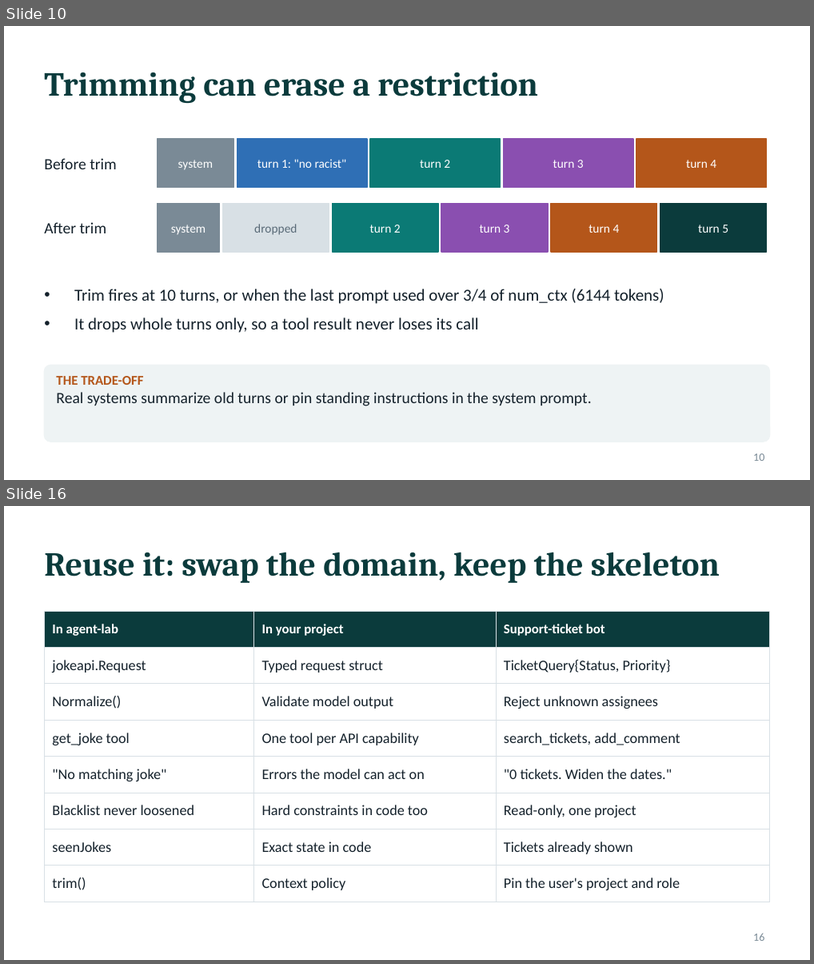
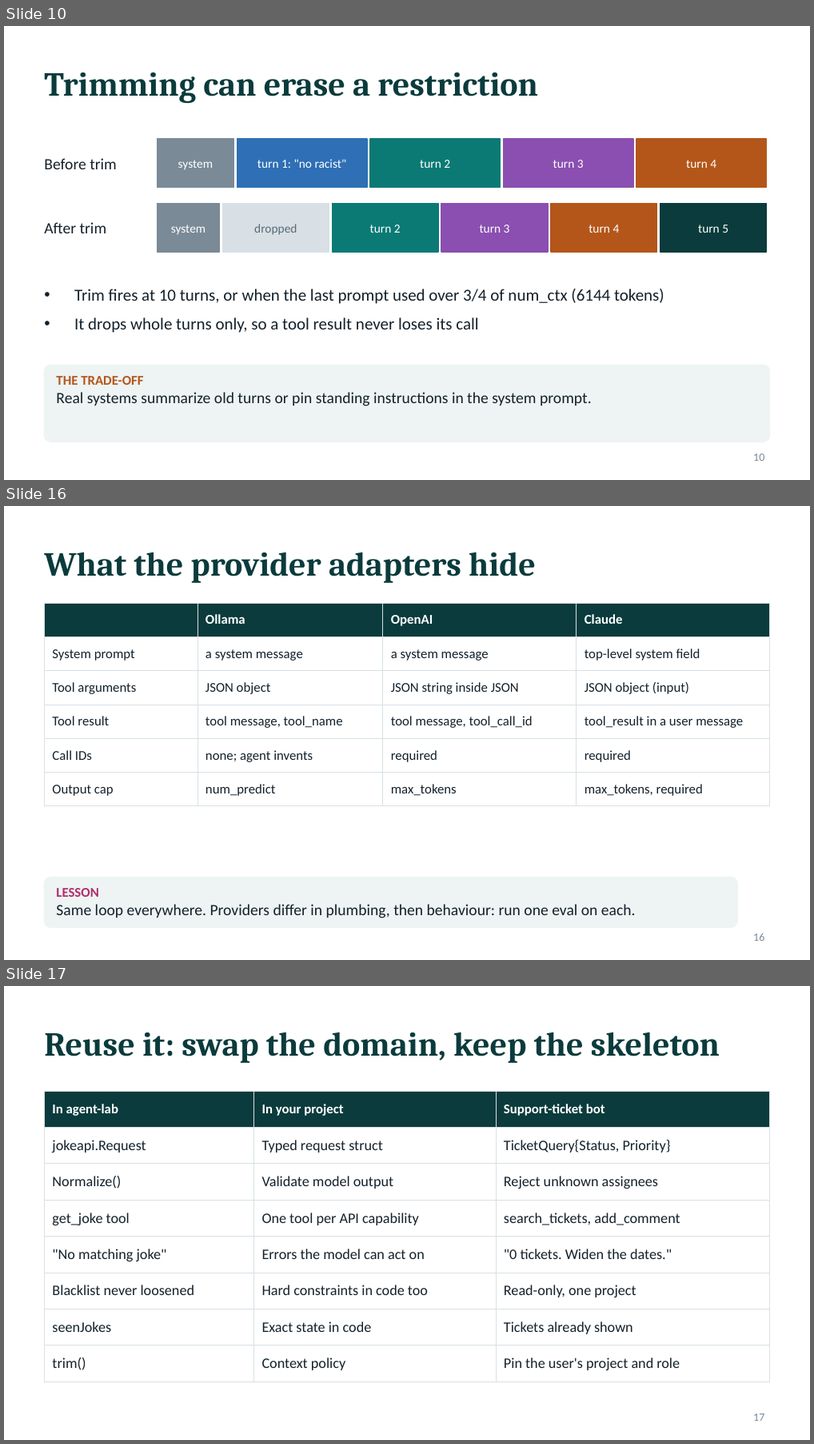
Before and after one commit to AriT93/agent-lab, a slide deck: docs/agent-lab-guide.pptx. Shown one above the other, each under a label of ours: slides 10 and 16 before the commit, slides 10, 16 and 17 after it; the slides between them are not shown. The pictures are 814x964 and 814x1444 pixels, drawn with LibreOffice and Linux fonts; fonts in the diff are those of the drawing. Boxes give left, top, right and bottom in pixels: in the first picture for what was removed or moved away, otherwise in the second. Text is boxed around its words. In the diff, an @@ line names an element or a change of style, - is before the commit and + after.

```diff
--- a/docs/agent-lab-guide.pptx
+++ b/docs/agent-lab-guide.pptx
@@ slide 16 added at [4,506,810,960], background #FFFFFF @@
@@ title added at [44,552,536,583], 30 pt, text #0B3B3C, bold @@
+What the provider adapters hide
@@ table added at [44,603,770,799], 6 rows, 4 columns @@
+ | Ollama | OpenAI | Claude
+System prompt | a system message | a system message | top-level system field
+Tool arguments | JSON object | JSON string inside JSON | JSON object (input)
+Tool result | tool message, tool_name | tool message, tool_call_id | tool_result in a user message
+Call IDs | none; agent invents | required | required
+Output cap | num_predict | max_tokens | max_tokens, required
@@ rounded rectangle added at [44,877,738,927], fill #EEF3F4, outline #EEF3F4 1 pt @@
@@ text added at [56,888,636,918], 14 pt, text #14212B @@
+LESSON
+Same loop everywhere. Providers differ in plumbing, then behaviour: run one eval on each.
@@ page number added at [754,932,765,940], 10 pt, text #7A8A96 @@
+16
@@ what was slide 16 is now slide 17 @@
@@ page number at [754,1413,765,1420]: text changed @@
-16
+17
```
Also in this commit, not shown: 8 slides changed, 2 other slides added, 2 slides removed, 1 other file.
